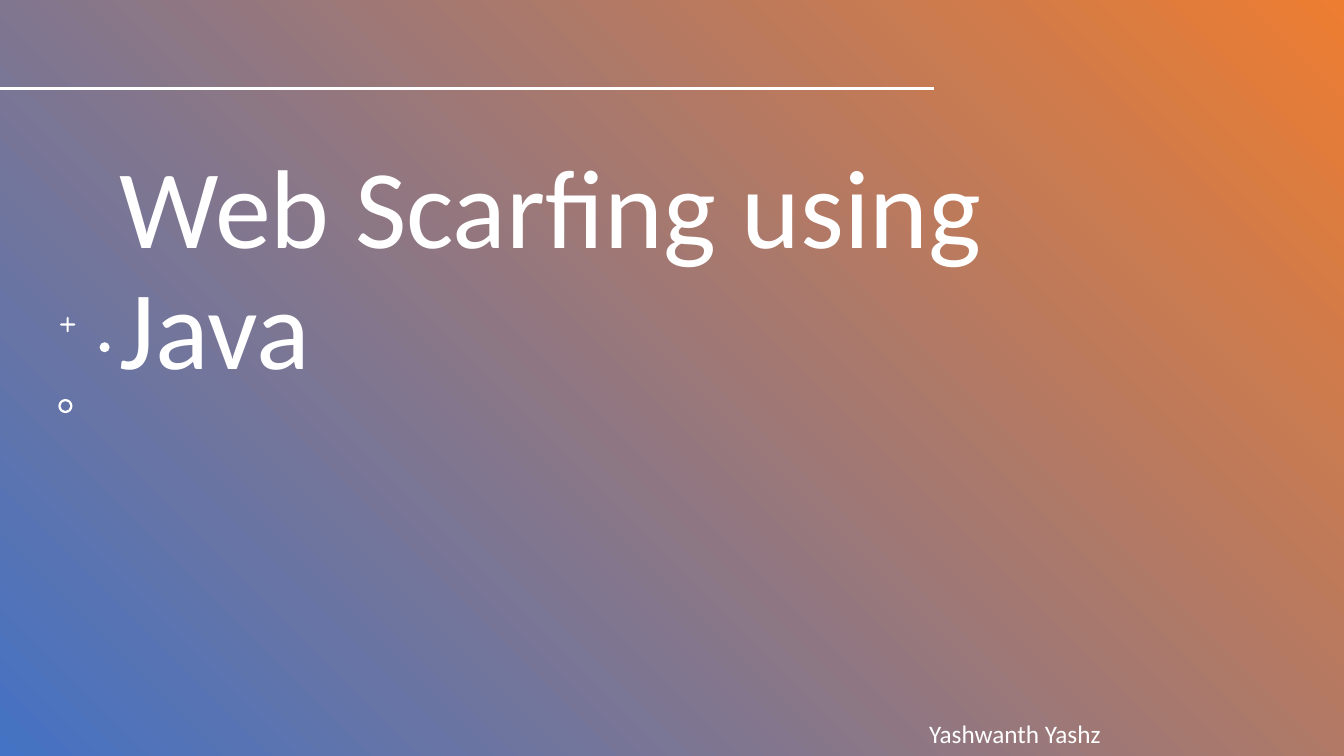
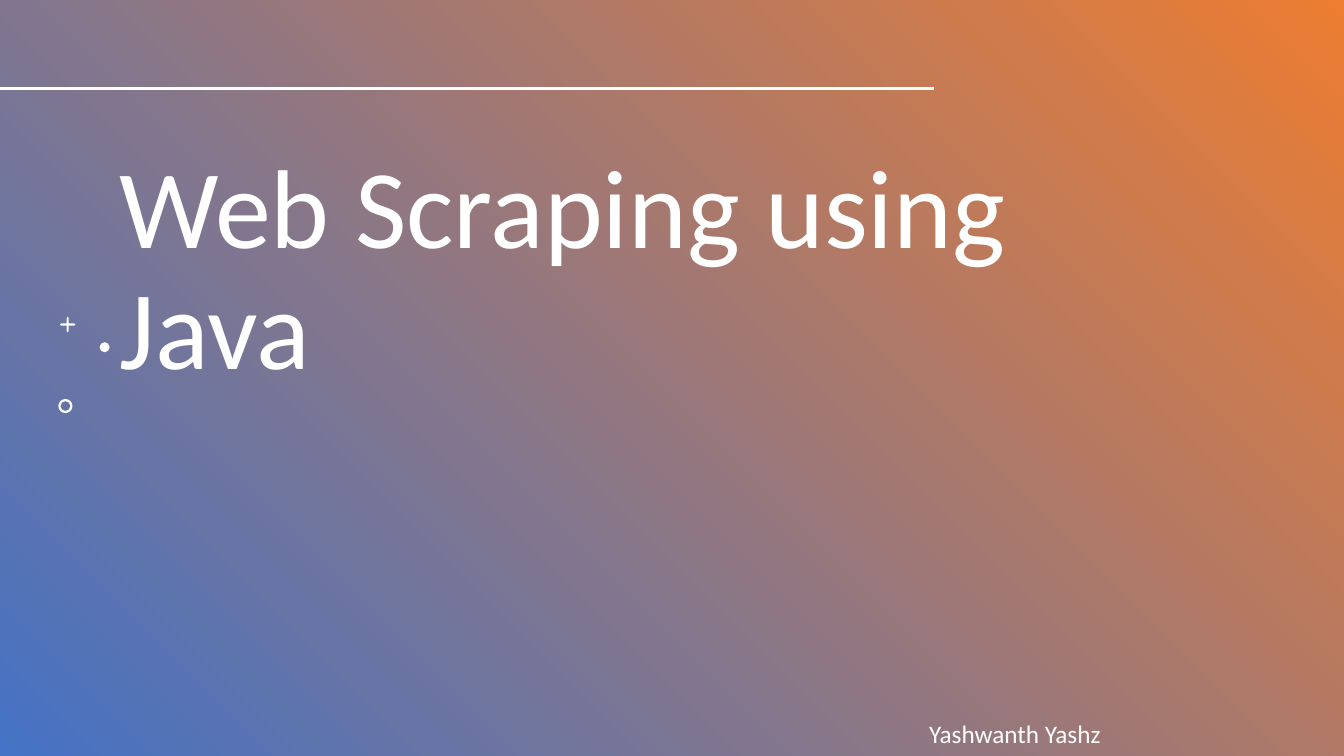
Before and after one commit to YashzAlphaGeek/Web-Scarfing-Using-Java, a slide deck: slide 1 of Web Scarfing Using Java.pptx. Drawn at 1344x756 pixels with LibreOffice and Linux fonts; fonts in the diff are those of the drawing. Boxes give left, top, right and bottom in pixels: in the first picture for what was removed or moved away, otherwise in the second. Text is boxed around its words. In the diff, an @@ line names an element or a change of style, - is before the commit and + after.

Commit message:
Renaming of Scraping

```diff
--- a/Web Scarfing Using Java.pptx
+++ b/Web Scarfing Using Java.pptx
@@ text at [120, 170, 1005, 370]: text changed @@
-Web Scarfing using Java
+Web Scraping using Java
```
Also in this commit, not shown: 1 other slide changed, 4 other files.
